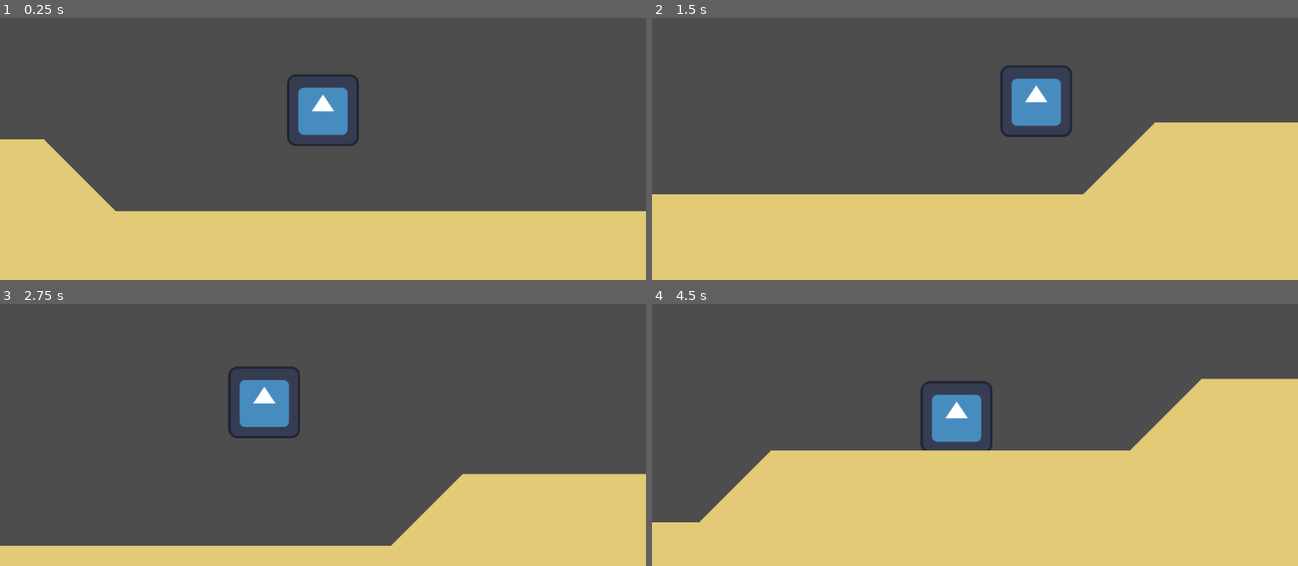
Above: before the commit, frames 1-4 (two rows, left to right).
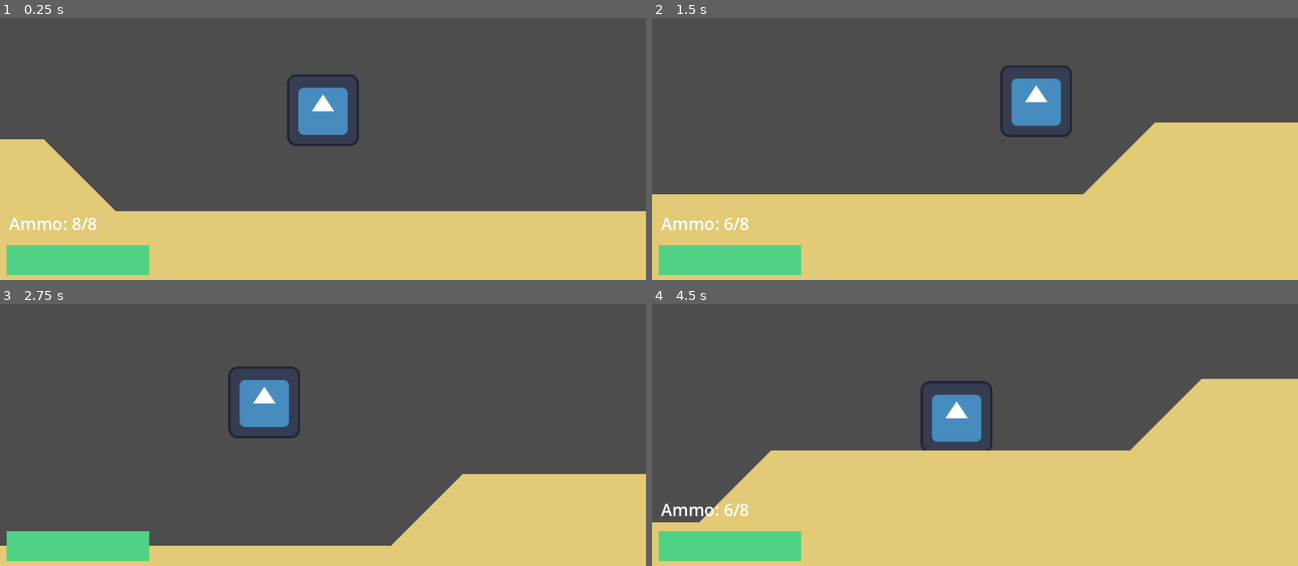
Above: after the commit, the same moments.

Repository: dzfrias/gladiator
Game: Godot game, scene res://scenes/playtest_scene.tscn
The game is run twice, just before and just after one commit, with the same random seed, the same clock (stepped at 60 frames per second) and the same inputs. This scene is started directly instead of the project's main scene. The engine's default icon, where the game draws it, is replaced by a stand-in: a white triangle on a blue panel in a dark square.
Inputs (mouse positions are in pixels of both pictures, inside the frame that each line leads up to):
- Up to frame 1 (0.25 s): no input
- Up to frame 2 (1.5 s): move the mouse to (1117, 80) at 0.52 s; press the mouse at (1117, 80) at 0.53 s; hold D (right) from 0.53 s (still down); tap Space (jump) at 0.77, 1.07 s; move the mouse to (845, 117) at 1.27 s; release the mouse at (845, 117) at 1.28 s; tap E (roll) at 1.35 s
- Up to frame 3 (2.75 s): tap Space (jump) at 1.52, 1.82 s; move the mouse to (387, 304) at 2.02 s; release D (right) at 2.03 s; hold A (left) from 2.03 s (still down); hold Q (toggle_weapon) from 2.03 s (still down)
- Up to frame 4 (4.5 s): move the mouse to (942, 455) at 2.77 s; release A (left) at 2.78 s; release Q (toggle_weapon) at 2.78 s; hold D (right) 2.78-4.28 s; click (942, 455) at 2.85 s; tap Space (jump) at 3.02, 3.32, 3.77, 4.07 s; move the mouse to (1168, 437) at 3.52 s; hold E (roll) 3.53-4.28 s; tap R (reload) at 4.15 s; move the mouse to (781, 330) at 4.27 s; hold A (left) from 4.28 s (still down); tap Q (toggle_weapon) at 4.35 s

The runs differ from the first frame. In frame 1, 2.8% of the frame differs, in the area x 1-24%, y 76-99%; in frame 2, 2.8%; in frame 3, 2.5%; in frame 4, 2.8%.

Commit message:
add world boundaries and player ui to playtest scene

Diff:
--- a/scenes/mission.tscn
+++ b/scenes/mission.tscn
@@ -6,12 +6,7 @@
 [ext_resource type="Script" path="res://scripts/mission/enemy_spawner.gd" id="4_orx62"]
 [ext_resource type="PackedScene" uid="uid://bydm8vffd6nwt" path="res://scenes/wolf.tscn" id="5_61yb7"]
 [ext_resource type="PackedScene" uid="uid://brhth4kuom7aw" path="res://scenes/vulture.tscn" id="6_q2hro"]
-[ext_resource type="Script" path="res://scripts/ui/ammo_ui.gd" id="8_kos0p"]
-[ext_resource type="PackedScene" uid="uid://bm0hxwrfnl0cc" path="res://scenes/lightning_indicator.tscn" id="8_l4yi6"]
-[ext_resource type="Script" path="res://scripts/ui/mission_ui.gd" id="8_lt0d7"]
-[ext_resource type="Script" path="res://scripts/ui/health_bar.gd" id="9_ia2mn"]
-[ext_resource type="PackedScene" uid="uid://bhayxr4wyjijd" path="res://scenes/acid_rain_indicator.tscn" id="9_iri0h"]
-[ext_resource type="PackedScene" uid="uid://beu7cb0rnolxb" path="res://scenes/survival_ui.tscn" id="10_dmfm5"]
+[ext_resource type="PackedScene" uid="uid://dktl7ywhwt15s" path="res://scenes/player_ui.tscn" id="7_c628u"]
 
 [sub_resource type="TileSetAtlasSource" id="TileSetAtlasSource_r4vu7"]
 texture = ExtResource("1_a3wti")
@@ -23,12 +18,6 @@
 tile_size = Vector2i(128, 128)
 physics_layer_0/collision_layer = 1
 sources/1 = SubResource("TileSetAtlasSource_r4vu7")
-
-[sub_resource type="StyleBoxFlat" id="StyleBoxFlat_k1jq8"]
-bg_color = Color(0.215902, 0.215902, 0.215902, 1)
-
-[sub_resource type="StyleBoxFlat" id="StyleBoxFlat_u5mr4"]
-bg_color = Color(0.310203, 0.822627, 0.514826, 1)
 
 [node name="Mission" type="Node2D"]
 
@@ -48,30 +37,4 @@
 wolf_scene = ExtResource("5_61yb7")
 vulture_scene = ExtResource("6_q2hro")
 
-[node name="UI" type="CanvasLayer" parent="."]
-script = ExtResource("8_lt0d7")
-lightning_ui = ExtResource("8_l4yi6")
-acid_rain_ui = ExtResource("9_iri0h")
-survival_ui = ExtResource("10_dmfm5")
-
-[node name="Ammo" type="Label" parent="UI"]
-offset_left = 16.0
-offset_top = 523.0
-offset_right = 174.0
-offset_bottom = 572.0
-theme_override_font_sizes/font_size = 30
-text = "Ammo: 0/0"
-vertical_alignment = 1
-script = ExtResource("8_kos0p")
-
-[node name="HealthBar" type="ProgressBar" parent="UI"]
-offset_left = 12.0
-offset_top = 586.0
-offset_right = 266.0
-offset_bottom = 639.0
-theme_override_font_sizes/font_size = 30
-theme_override_styles/background = SubResource("StyleBoxFlat_k1jq8")
-theme_override_styles/fill = SubResource("StyleBoxFlat_u5mr4")
-value = 100.0
-show_percentage = false
-script = ExtResource("9_ia2mn")
+[node name="PlayerUI" parent="." instance=ExtResource("7_c628u")]
--- /dev/null
+++ b/scenes/player_ui.tscn
@@ -0,0 +1,42 @@
+[gd_scene load_steps=9 format=3 uid="uid://dktl7ywhwt15s"]
+
+[ext_resource type="Script" path="res://scripts/ui/mission_ui.gd" id="1_bm8m2"]
+[ext_resource type="PackedScene" uid="uid://bm0hxwrfnl0cc" path="res://scenes/lightning_indicator.tscn" id="2_5x1lo"]
+[ext_resource type="PackedScene" uid="uid://bhayxr4wyjijd" path="res://scenes/acid_rain_indicator.tscn" id="3_lbnag"]
+[ext_resource type="PackedScene" uid="uid://beu7cb0rnolxb" path="res://scenes/survival_ui.tscn" id="4_k0q64"]
+[ext_resource type="Script" path="res://scripts/ui/ammo_ui.gd" id="5_74ny8"]
+[ext_resource type="Script" path="res://scripts/ui/health_bar.gd" id="6_kfh3l"]
+
+[sub_resource type="StyleBoxFlat" id="StyleBoxFlat_k1jq8"]
+bg_color = Color(0.215902, 0.215902, 0.215902, 1)
+
+[sub_resource type="StyleBoxFlat" id="StyleBoxFlat_u5mr4"]
+bg_color = Color(0.310203, 0.822627, 0.514826, 1)
+
+[node name="PlayerUI" type="CanvasLayer"]
+script = ExtResource("1_bm8m2")
+lightning_ui = ExtResource("2_5x1lo")
+acid_rain_ui = ExtResource("3_lbnag")
+survival_ui = ExtResource("4_k0q64")
+
+[node name="Ammo" type="Label" parent="."]
+offset_left = 16.0
+offset_top = 523.0
+offset_right = 174.0
+offset_bottom = 572.0
+theme_override_font_sizes/font_size = 30
+text = "Ammo: 0/0"
+vertical_alignment = 1
+script = ExtResource("5_74ny8")
+
+[node name="HealthBar" type="ProgressBar" parent="."]
+offset_left = 12.0
+offset_top = 586.0
+offset_right = 266.0
+offset_bottom = 639.0
+theme_override_font_sizes/font_size = 30
+theme_override_styles/background = SubResource("StyleBoxFlat_k1jq8")
+theme_override_styles/fill = SubResource("StyleBoxFlat_u5mr4")
+value = 100.0
+show_percentage = false
+script = ExtResource("6_kfh3l")
--- a/scenes/playtest_scene.tscn
+++ b/scenes/playtest_scene.tscn
@@ -6,6 +6,7 @@
 [ext_resource type="Script" path="res://scripts/spawner.gd" id="4_k3it1"]
 [ext_resource type="PackedScene" uid="uid://bydm8vffd6nwt" path="res://scenes/wolf.tscn" id="5_mcqq3"]
 [ext_resource type="PackedScene" uid="uid://brhth4kuom7aw" path="res://scenes/vulture.tscn" id="6_cqa8h"]
+[ext_resource type="PackedScene" uid="uid://dktl7ywhwt15s" path="res://scenes/player_ui.tscn" id="7_igtfv"]
 
 [sub_resource type="TileSetAtlasSource" id="TileSetAtlasSource_n5bcl"]
 texture = ExtResource("2_uq67u")
@@ -24,6 +25,8 @@
 physics_layer_0/collision_layer = 3
 sources/2 = SubResource("TileSetAtlasSource_n5bcl")
 sources/3 = SubResource("TileSetAtlasSource_pfdh6")
+
+[sub_resource type="WorldBoundaryShape2D" id="WorldBoundaryShape2D_8pxj3"]
 
 [node name="PlaytestScene" type="Node2D"]
 
@@ -46,3 +49,20 @@
 
 [node name="Spawnpoint2" type="Node2D" parent="Spawner"]
 position = Vector2(9406, -81)
+
+[node name="WorldBoundry" type="StaticBody2D" parent="."]
+position = Vector2(-9086, -137)
+rotation = 1.5708
+
+[node name="CollisionShape2D" type="CollisionShape2D" parent="WorldBoundry"]
+position = Vector2(-4.80825e-07, -11)
+shape = SubResource("WorldBoundaryShape2D_8pxj3")
+
+[node name="WorldBoundry2" type="StaticBody2D" parent="."]
+position = Vector2(10738, -137)
+rotation = -1.5708
+
+[node name="CollisionShape2D" type="CollisionShape2D" parent="WorldBoundry2"]
+shape = SubResource("WorldBoundaryShape2D_8pxj3")
+
+[node name="PlayerUI" parent="." instance=ExtResource("7_igtfv")]
Not shown: 1 places in scenes/mission.tscn that only renumber resources
Not shown: 1 places in scenes/playtest_scene.tscn that only renumber resources
